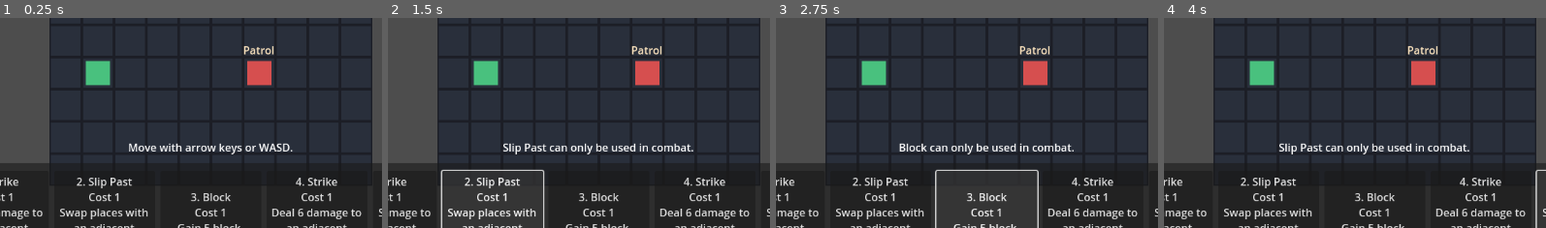
Above: before the commit, frames 1-4 (left to right).
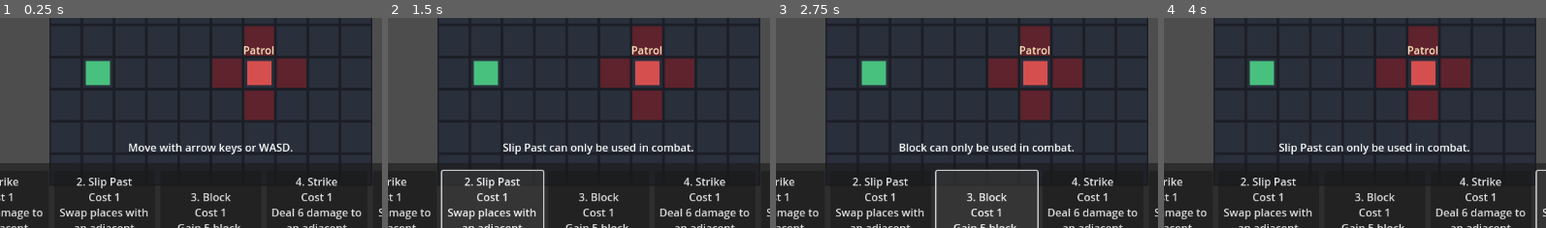
Above: after the commit, the same moments.

Repository: nicholasrier/deckbuilder-rpg
Game: Godot game, scene res://scenes/Main.tscn
Two runs of this game, one before a commit and one after it. Both use one fixed random seed, a clock stepped at 60 frames per second and the inputs below.
Inputs:
- Up to frame 1 (0.25 s): no input
- Up to frame 2 (1.5 s): click "1. Strike Cost 1 Deal 6 damag…" at 0.5 s; click "2. Slip Past Cost 1 Swap plac…" at 1.25 s
- Up to frame 3 (2.75 s): click "3. Block Cost 1 Gain 5 block." at 2 s
- Up to frame 4 (4 s): click "4. Strike Cost 1 Deal 6 damag…" at 2.75 s; click "5. Slip Past Cost 1 Swap plac…" at 3.5 s
The pictures show only the part of the screen within x 22-72%, y 35-85%; the shares and areas given below are measured in that part.

The runs differ from the first frame. In frame 1, 4.2% of the frame differs, in the area x 55-81%, y 3-49%; in frame 2, 4.2%; in frame 3, 4.2%; in frame 4, 4.2%.

Commit message:
Added a visible threat zone around the enemy that moves with thenemy.

Diff:
--- a/scripts/CardDatabase.gd
+++ b/scripts/CardDatabase.gd
@@ -49,7 +49,7 @@
 		"id": "unseen",
 		"name": "Unseen",
 		"cost": 1,
-		"text": "Your next attack deals 50% more damage.",
+		"text": "Become hidden. Your next attack deals 50% more damage.",
 		"combat_only": false
 	}
 }
--- a/scripts/Enemy.gd
+++ b/scripts/Enemy.gd
@@ -14,12 +14,25 @@
 	DEFEATED
 }
 var state := State.ALIVE
+var threat_offsets: Array[Vector2i] = []
 
+func _ready() -> void:
+	threat_offsets = [
+		Vector2i(0, 1),
+		Vector2i(1, 0),
+		Vector2i(0, -1),
+		Vector2i(-1, 0)
+	]
 
 func set_grid_position(value: Vector2i) -> void:
 	grid_position = value
 	position = Vector2(grid_position * TILE_SIZE) + Vector2(TILE_SIZE / 2, TILE_SIZE / 2)
 
+func get_threatened_tiles() -> Array[Vector2i]:
+	var tiles: Array[Vector2i] = []
+	for offset in threat_offsets:
+		tiles.append(grid_position + offset)
+	return tiles
 
 func set_intent_text(value: String) -> void:
 	_intent_label.text = value
--- a/scripts/Game.gd
+++ b/scripts/Game.gd
@@ -31,6 +31,19 @@
 var must_resolve_overflow := false
 var message := "Move with arrow keys or WASD."
 var enemies := []
+var threatened_tiles := {}
+
+func mark_threat_tile(tile: Vector2i) -> void:
+	threatened_tiles[tile] = true
+
+func clear_threat_tiles() -> void:
+	threatened_tiles.clear()
+
+func is_tile_threatened(tile: Vector2i) -> bool:
+	return threatened_tiles.has(tile)
+
+func is_player_in_threat() -> bool:
+	return is_tile_threatened(player.grid_position)
 
 func _on_enemy_died(theEnemy) -> void:
 	enemies.erase(theEnemy)
@@ -42,6 +55,7 @@
 	enemies.append(enemy)
 	player.set_grid_position(Vector2i(1, 3))
 	enemy.set_grid_position(Vector2i(6, 3))
+	_build_threat_map()
 	enemy.died.connect(_on_enemy_died)
 	deck_manager.setup(CardDatabaseScript.make_starter_deck())
 	deck_manager.draw_cards(5)
@@ -54,15 +68,18 @@
 
 func _draw() -> void:
 	draw_rect(Rect2(Vector2.ZERO, Vector2(GRID_SIZE * TILE_SIZE)), Color(0.109804, 0.117647, 0.14902, 1), true)
+
 	for x in range(GRID_SIZE.x):
 		for y in range(GRID_SIZE.y):
+			var tile := Vector2i(x, y)
 			var tile_pos := Vector2(x, y) * TILE_SIZE
-			var tint := Color(0.160784, 0.184314, 0.231373, 1)
-			if mode == GameMode.COMBAT and Vector2i(x, y) == enemy.grid_position:
-				tint = Color(0.239216, 0.133333, 0.14902, 1)
-			elif Vector2i(x, y) == player.grid_position and mode == GameMode.COMBAT:
-				tint = Color(0.105882, 0.231373, 0.184314, 1)
-			draw_rect(Rect2(tile_pos + Vector2.ONE * 2, Vector2.ONE * (TILE_SIZE - 4)), tint, true)
+			var tint := get_tile_tint(tile)
+
+			draw_rect(
+				Rect2(tile_pos + Vector2.ONE * 2, Vector2.ONE * (TILE_SIZE - 4)),
+				tint,
+				true
+			)
 
 
 func _unhandled_input(event: InputEvent) -> void:
@@ -216,6 +233,8 @@
 		return
 	if _is_adjacent(player.grid_position, enemy.grid_position):
 		player.take_damage(enemy.damage)
+		if player.hiding:
+			player.become_hidden_or_revealed()
 		message = "Enemy attacks for %d." % enemy.damage
 	else:
 		var direction := _step_toward(enemy.grid_position, player.grid_position)
@@ -230,6 +249,7 @@
 		mode = GameMode.DEFEAT
 		message = "You were overwhelmed."
 	enemy.set_intent_text("Attack %d" % enemy.damage)
+	_build_threat_map()
 	_refresh_ui()
 	queue_redraw()
 
@@ -307,6 +327,7 @@
 			var old_player_pos: Vector2i = player.grid_position
 			player.set_grid_position(enemy.grid_position)
 			enemy.set_grid_position(old_player_pos)
+			_build_threat_map()
 			return {"success": true, "message": "Swapped positions."}
 		"unseen":
 			player.become_hidden_or_revealed()
@@ -404,6 +425,32 @@
 	return tile.x >= 0 and tile.y >= 0 and tile.x < GRID_SIZE.x and tile.y < GRID_SIZE.y
 
 
+func _build_threat_map() -> void:
+	threatened_tiles.clear()
+
+	for e in enemies:
+		if e == null or !is_instance_valid(e):
+			continue
+
+		for tile in e.get_threatened_tiles():
+			threatened_tiles[tile] = true
+
+	queue_redraw()
+
+func get_tile_tint(tile: Vector2i) -> Color:
+	var tint := Color(0.160784, 0.184314, 0.231373, 1)
+
+	if threatened_tiles.has(tile):
+		tint = tint.lerp(Color(1, 0, 0, 1), 0.25)
+
+	if mode == GameMode.COMBAT:
+		if tile == enemy.grid_position:
+			return Color(0.239216, 0.133333, 0.14902, 1)
+		elif tile == player.grid_position:
+			return Color(0.105882, 0.231373, 0.184314, 1)
+
+	return tint
+
 func _is_adjacent(a: Vector2i, b: Vector2i) -> bool:
 	return abs(a.x - b.x) + abs(a.y - b.y) == 1
 
@@ -416,4 +463,5 @@
 		return Vector2i(0, int(sign(delta.y)))
 	if delta.x != 0:
 		return Vector2i(int(sign(delta.x)), 0)
+
 	return Vector2i.ZERO
--- a/scripts/Player.gd
+++ b/scripts/Player.gd
@@ -31,7 +31,6 @@
 
 func take_damage(amount: int) -> void:
 	var remaining := amount
-	become_hidden_or_revealed()
 	if block > 0:
 		var blocked: int = min(block, remaining)
 		block -= blocked
